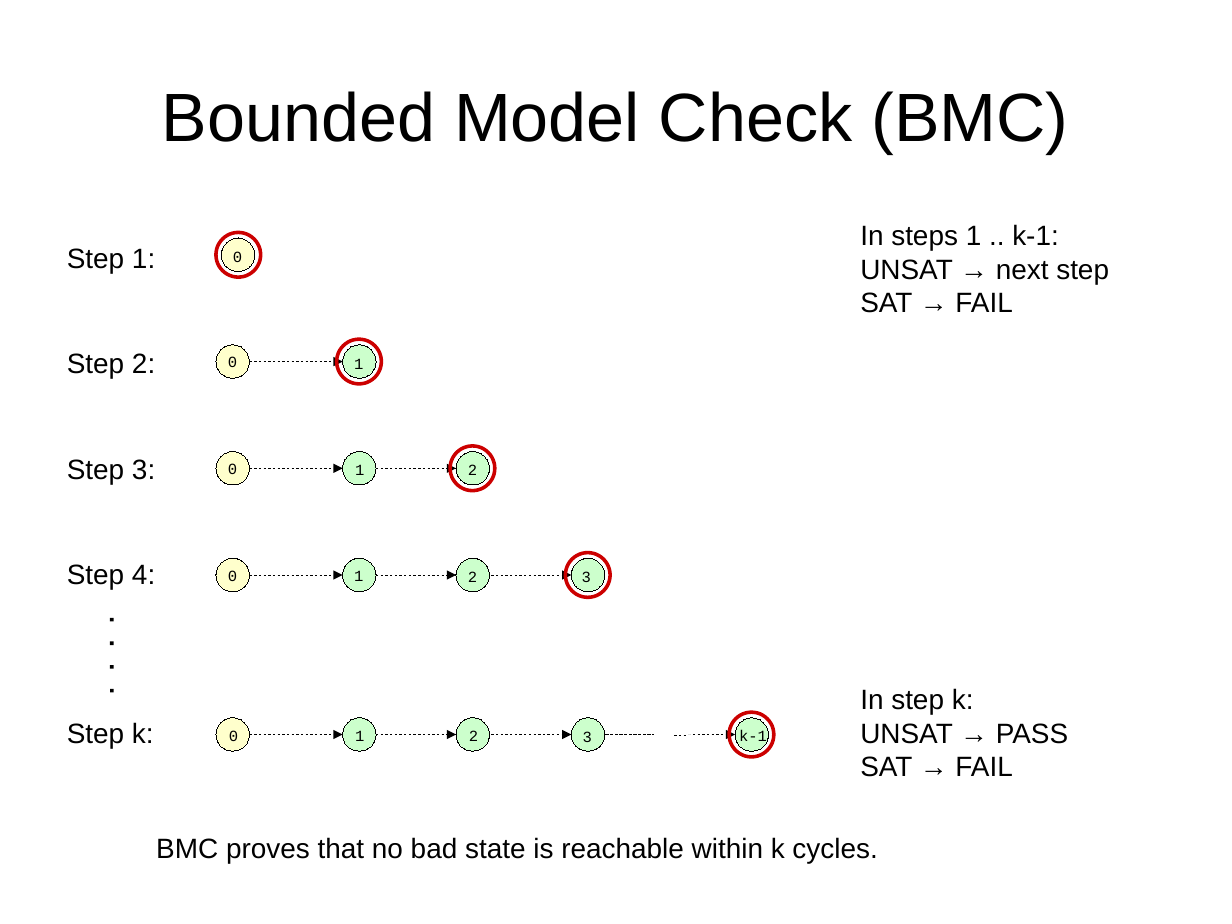
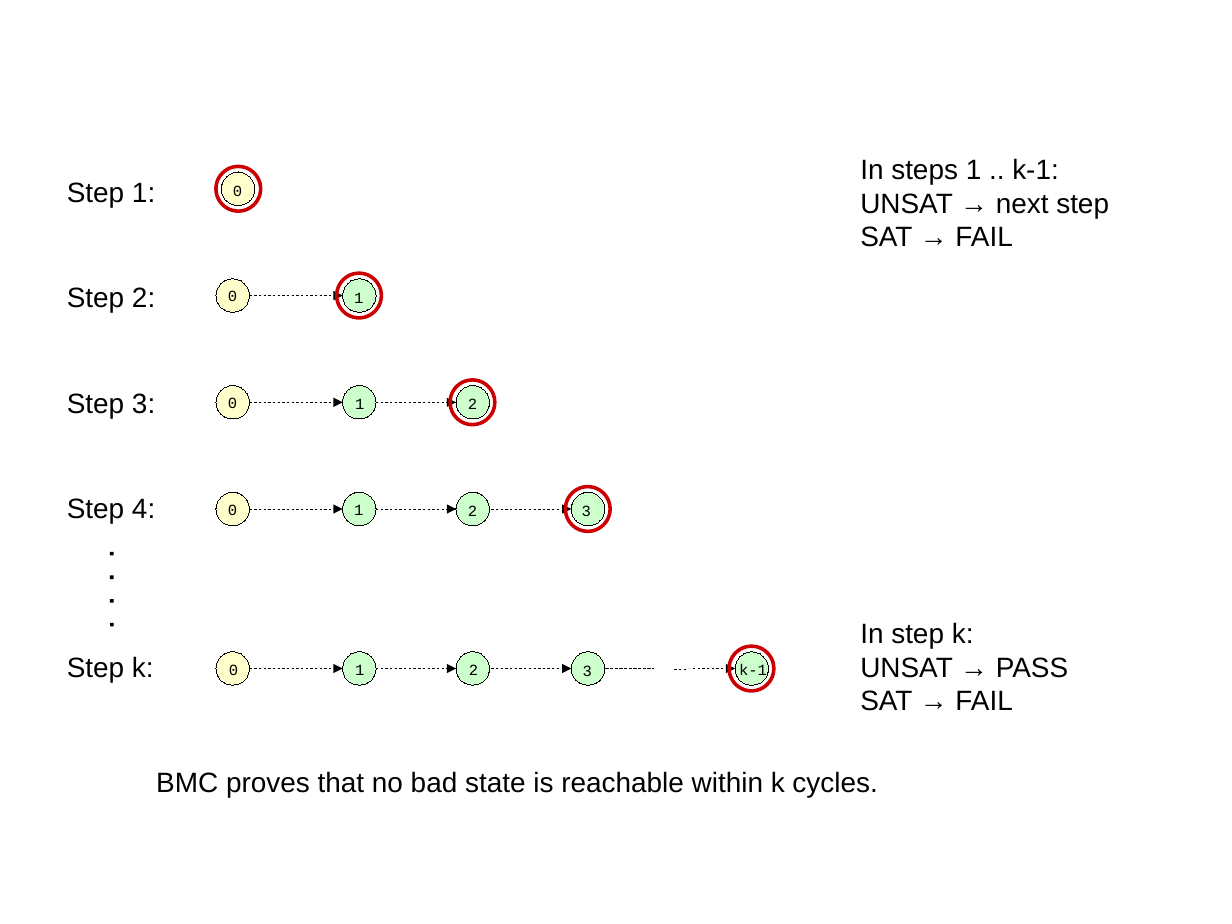
Before and after one commit to daveshah1/formal-fpl, a slide deck: slide 12 of wosh-presentation.odp (slide 10 before the commit). Drawn at 1232x924 pixels with LibreOffice and Linux fonts; fonts in the diff are those of the drawing. Boxes give left, top, right and bottom in pixels: in the first picture for what was removed or moved away, otherwise in the second. Text is boxed around its words. In the diff, an @@ line names an element or a change of style, - is before the commit and + after.

```diff
--- a/wosh-presentation.odp
+++ b/wosh-presentation.odp
@@ title removed at (162, 91, 1068, 153) @@
-Bounded Model Check (BMC)
@@ ellipse: place and size @@
-ellipse at (216, 558, 249, 591)
+ellipse at (221, 172, 255, 206)
@@ text "0": place and size @@
-text "0" at (228, 570, 237, 581)
+text "0" at (233, 185, 242, 196)
@@ ellipse: place and size @@
-ellipse at (221, 238, 255, 272)
+ellipse at (216, 278, 249, 312)
@@ text "0": place and size @@
-text "0" at (233, 251, 242, 262)
+text "0" at (228, 290, 237, 301)
@@ 1 text, 1 ellipse, 1 arrow: place and size @@
-1 text, 1 ellipse, 1 arrow at (249, 558, 377, 591)
+1 text, 1 ellipse, 1 arrow at (249, 278, 377, 312)
@@ 14 texts, 11 ellipses, 5 arrows, 2 lines: place and size @@
-14 texts, 11 ellipses, 5 arrows, 2 lines at (67, 224, 1109, 863)
+14 texts, 11 ellipses, 5 arrows, 2 lines at (67, 158, 1109, 797)
@@ ellipse: place and size @@
-ellipse at (456, 558, 490, 591)
+ellipse at (456, 386, 490, 419)
@@ text "2": place and size @@
-text "2" at (468, 571, 477, 582)
+text "2" at (468, 398, 477, 409)
@@ 5 texts, 5 ellipses, 3 arrows: place and size @@
-5 texts, 5 ellipses, 3 arrows at (216, 344, 490, 485)
+5 texts, 5 ellipses, 3 arrows at (216, 386, 490, 525)
@@ arrow moved from (377, 575) - (456, 575) to (377, 402) - (456, 402) @@
```
Also in this commit, not shown: 9 other slides changed, 12 slides added, 5 slides removed, 1 other file.
